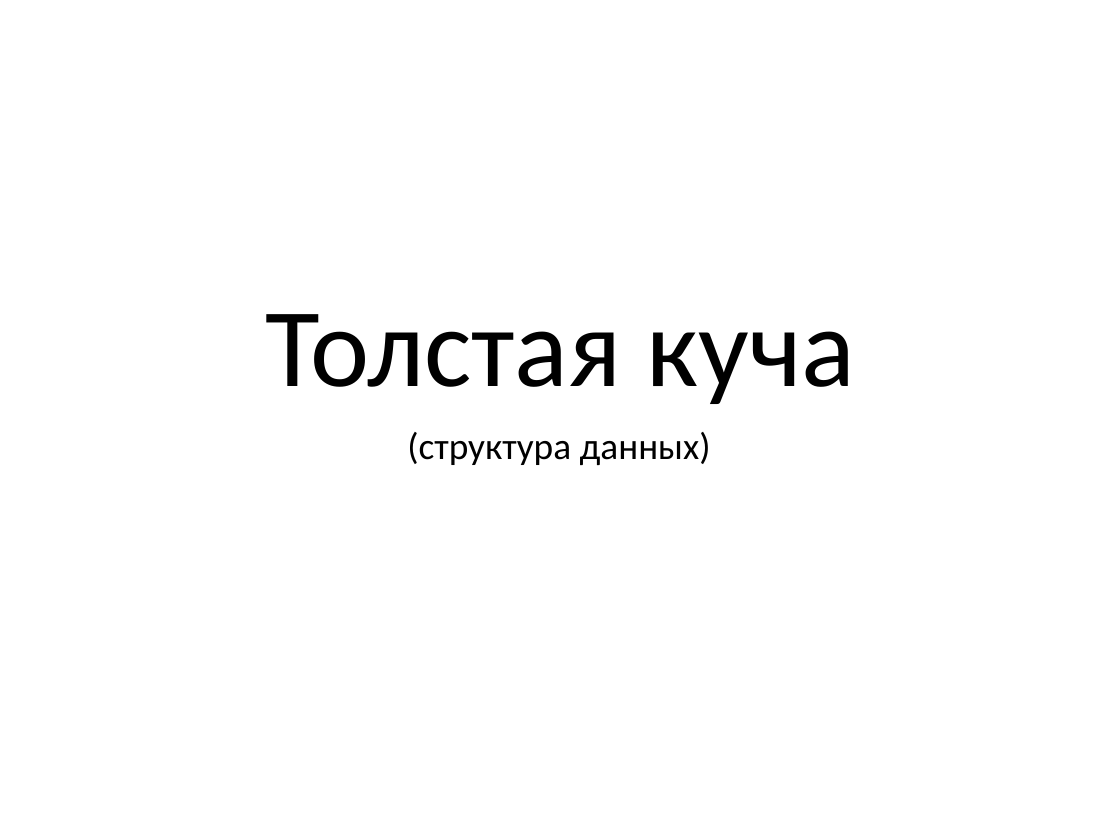
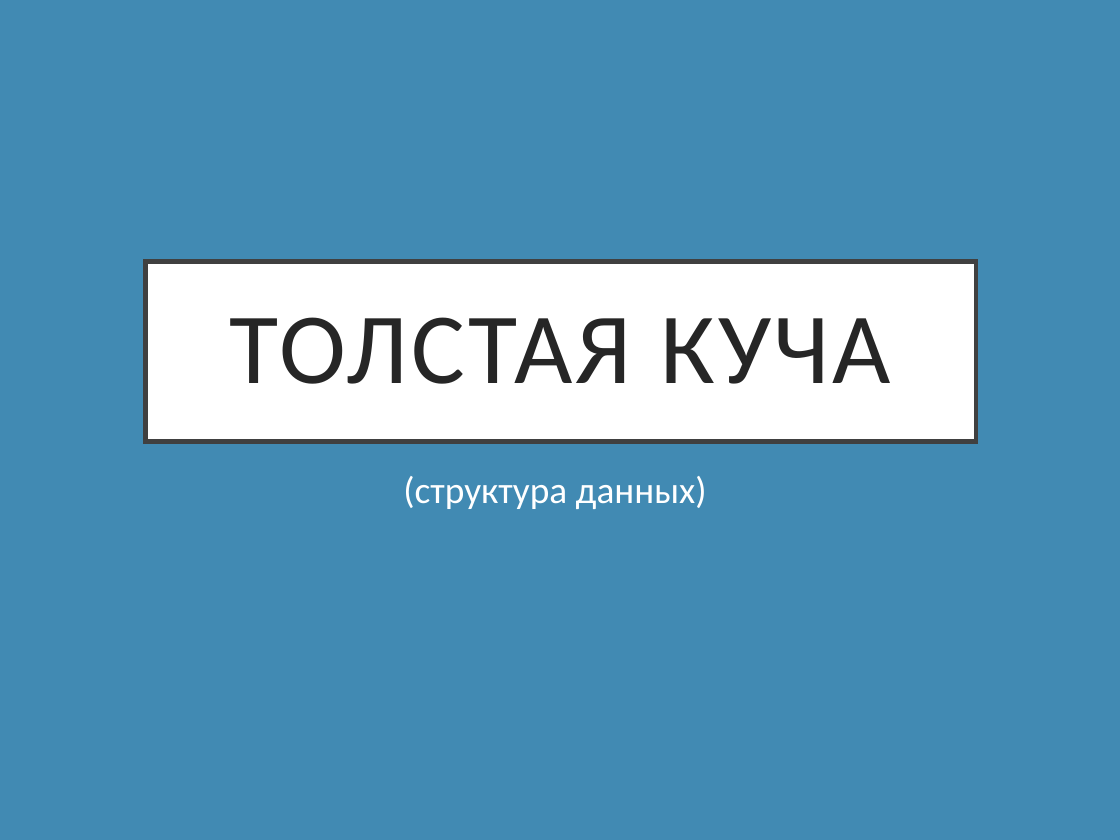
Before and after one commit to Mustang98/ThickHeap, a slide deck: slide 1 of ThickHeap_Presentation.ppsx. Drawn at 1120x840 pixels with LibreOffice and Linux fonts; fonts in the diff are those of the drawing. Boxes give left, top, right and bottom in pixels: in the first picture for what was removed or moved away, otherwise in the second. Text is boxed around its words. In the diff, an @@ line names an element or a change of style, - is before the commit and + after.

```diff
--- a/ThickHeap_Presentation.ppsx
+++ b/ThickHeap_Presentation.ppsx
@@ background #FFFFFF to #418AB3 @@
@@ title "ТОЛСТАЯ КУЧА" resized from (x1=266, y1=314, x2=856, y2=404) to (x1=146, y1=261, x2=977, y2=441) @@
@@ title "ТОЛСТАЯ КУЧА" at (x1=146, y1=261, x2=977, y2=441): vertical alignment bottom to middle; fill none to #FFFFFF; outline none to #404040 3 pt @@
@@ title at (x1=230, y1=317, x2=890, y2=384): text changed; size 72 to 64.8 pt; text colour #000000 to #262626 @@
-Толстая куча
+ТОЛСТАЯ КУЧА
@@ text "(структура данных)" moved from (x1=407, y1=432, x2=711, y2=465) to (x1=403, y1=476, x2=707, y2=509) @@
@@ text "(структура данных)" at (x1=403, y1=476, x2=707, y2=509): text colour #000000 to #FFFFFF @@
```
Also in this commit, not shown: 15 other slides changed, 31 slides added, 2 slides removed, 2 other files.
